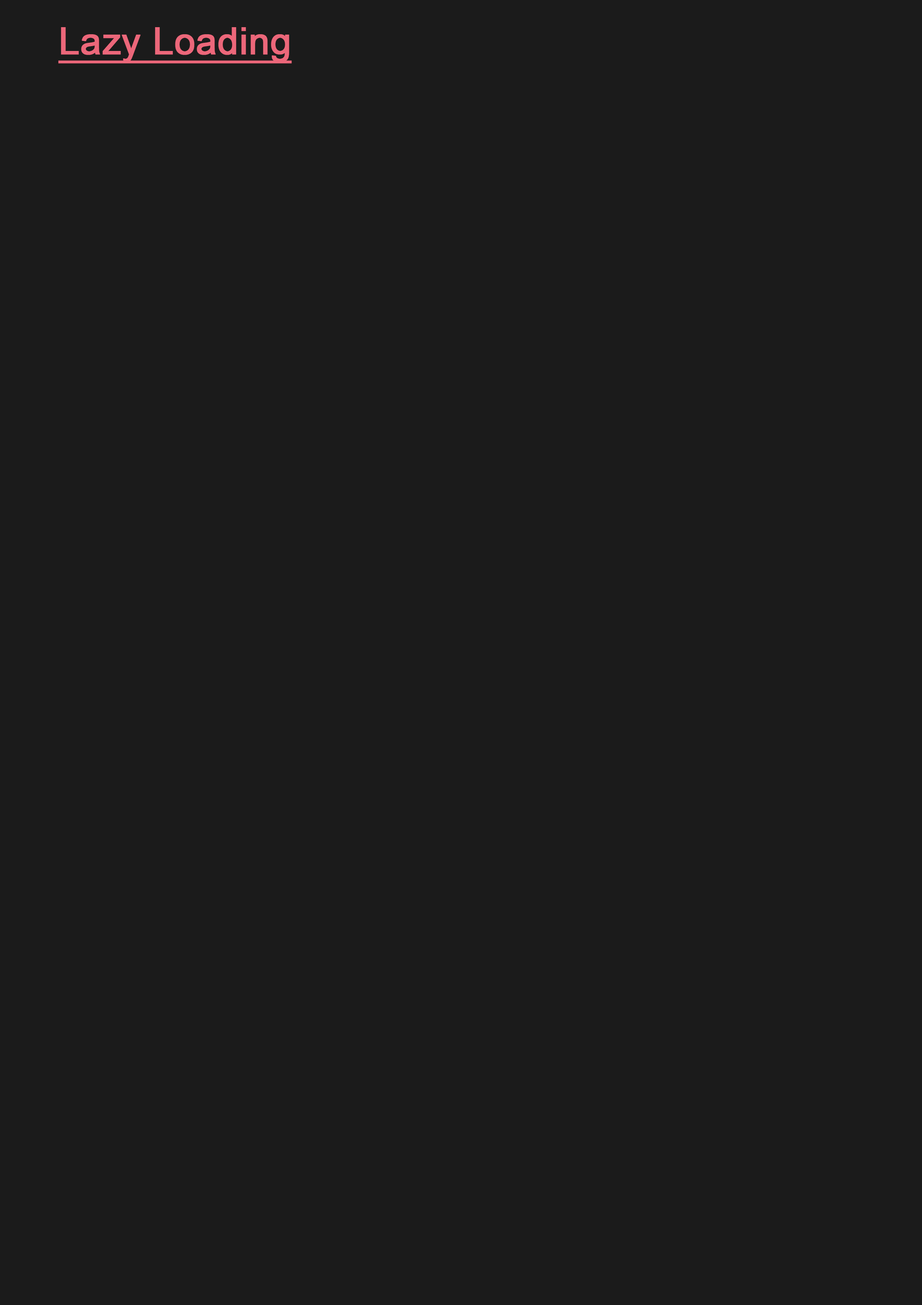
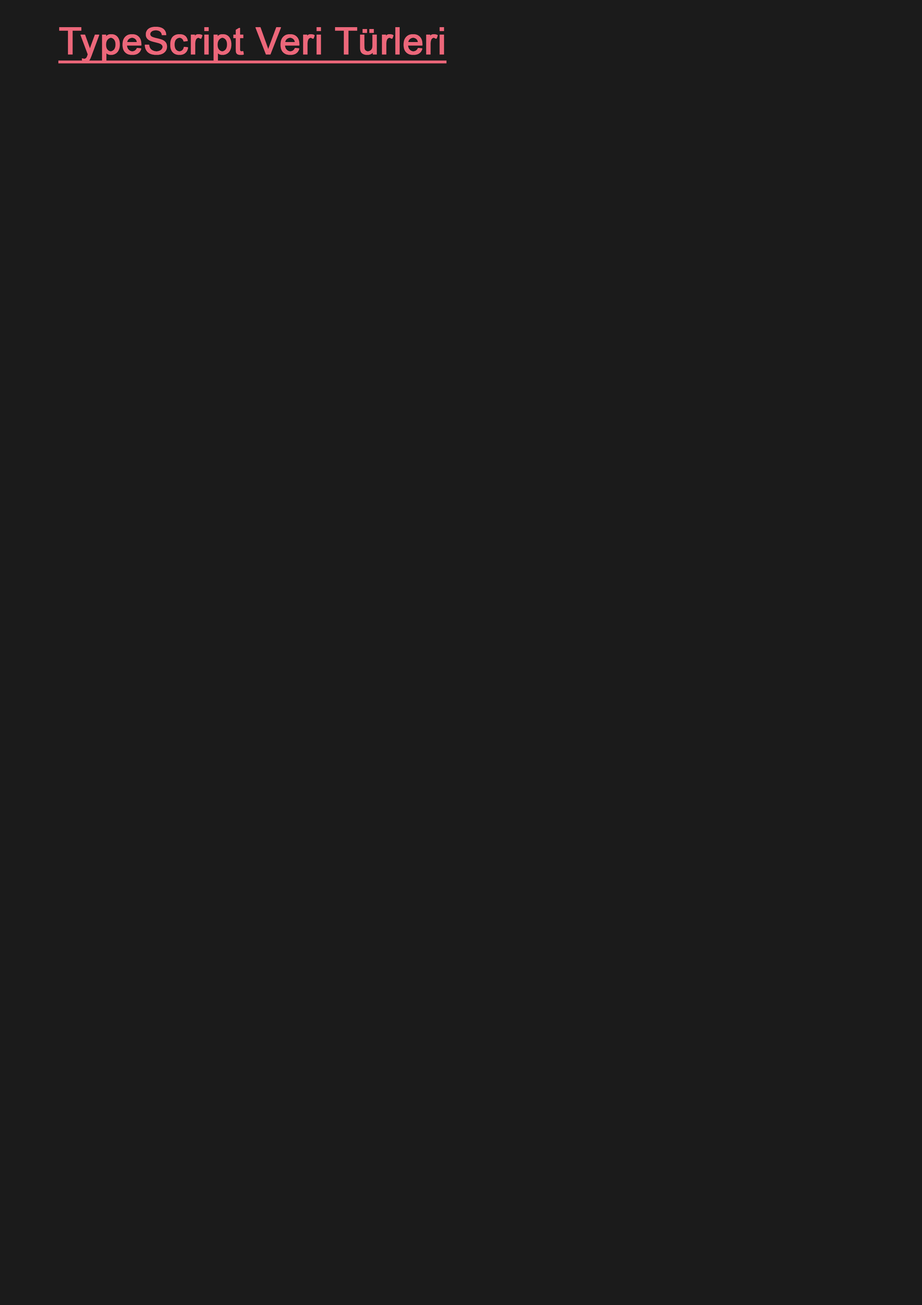
Comparing the layer stacks of the two w=922, h=1305 images. Changes:
renamed "Lazy Loading" to "TypeScript Veri Türleri", painted on it over (x1=59, y1=26, x2=447, y2=64)
